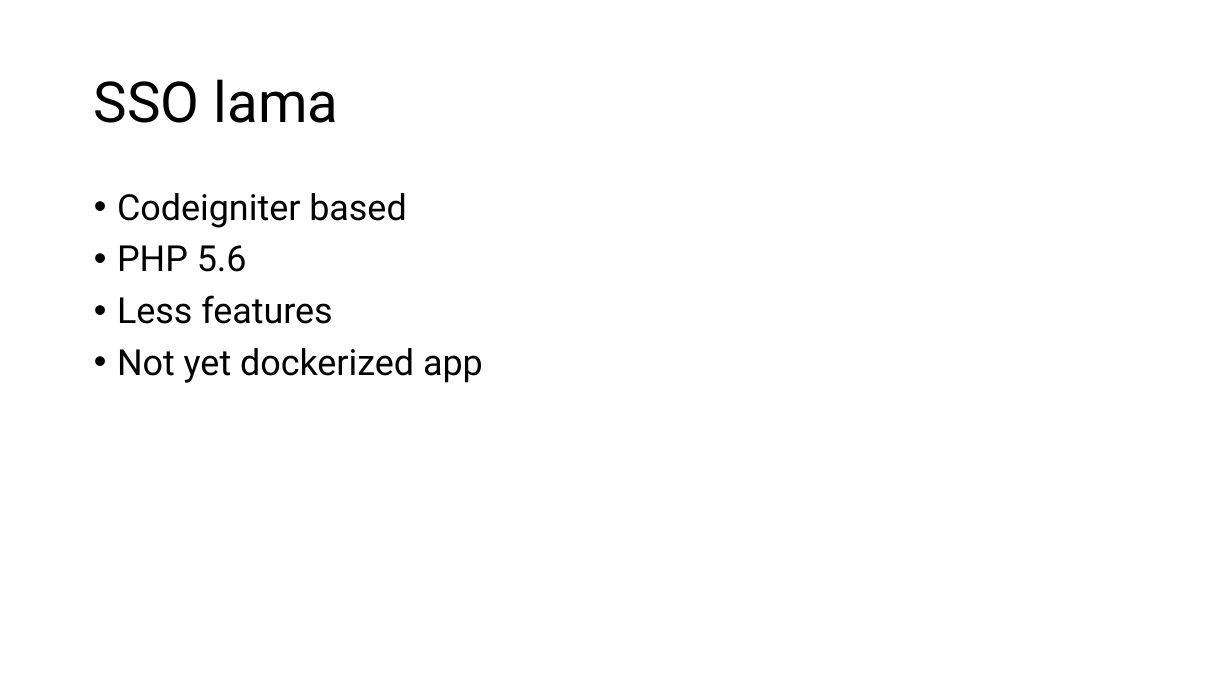
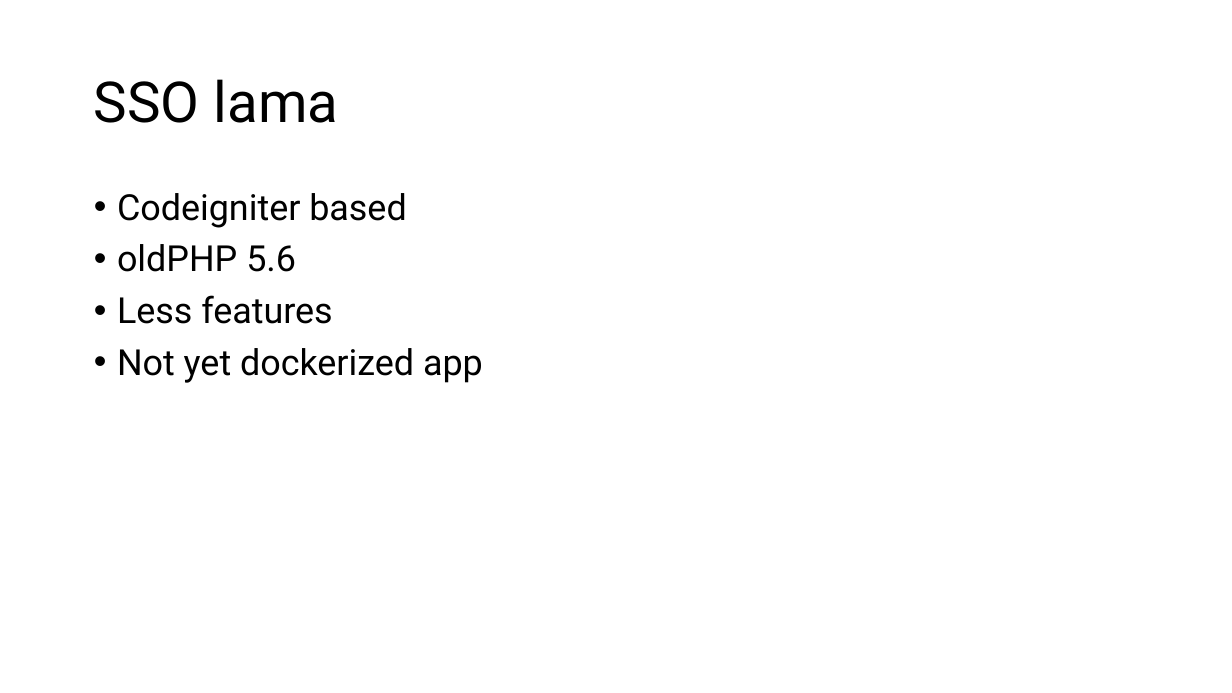
Before and after one commit to koharudin/sso-brin-compose, a slide deck: slide 2 of docs/sso.pptx. Drawn at 1232x693 pixels with LibreOffice and Linux fonts; fonts in the diff are those of the drawing. Boxes give left, top, right and bottom in pixels: in the first picture for what was removed or moved away, otherwise in the second. Text is boxed around its words. In the diff, an @@ line names an element or a change of style, - is before the commit and + after.

```diff
--- a/docs/sso.pptx
+++ b/docs/sso.pptx
@@ text at box(117, 244, 296, 272): text changed @@
-• PHP 5.6
+• oldPHP 5.6
```
Also in this commit, not shown: 5 slides added, 4 other files.
